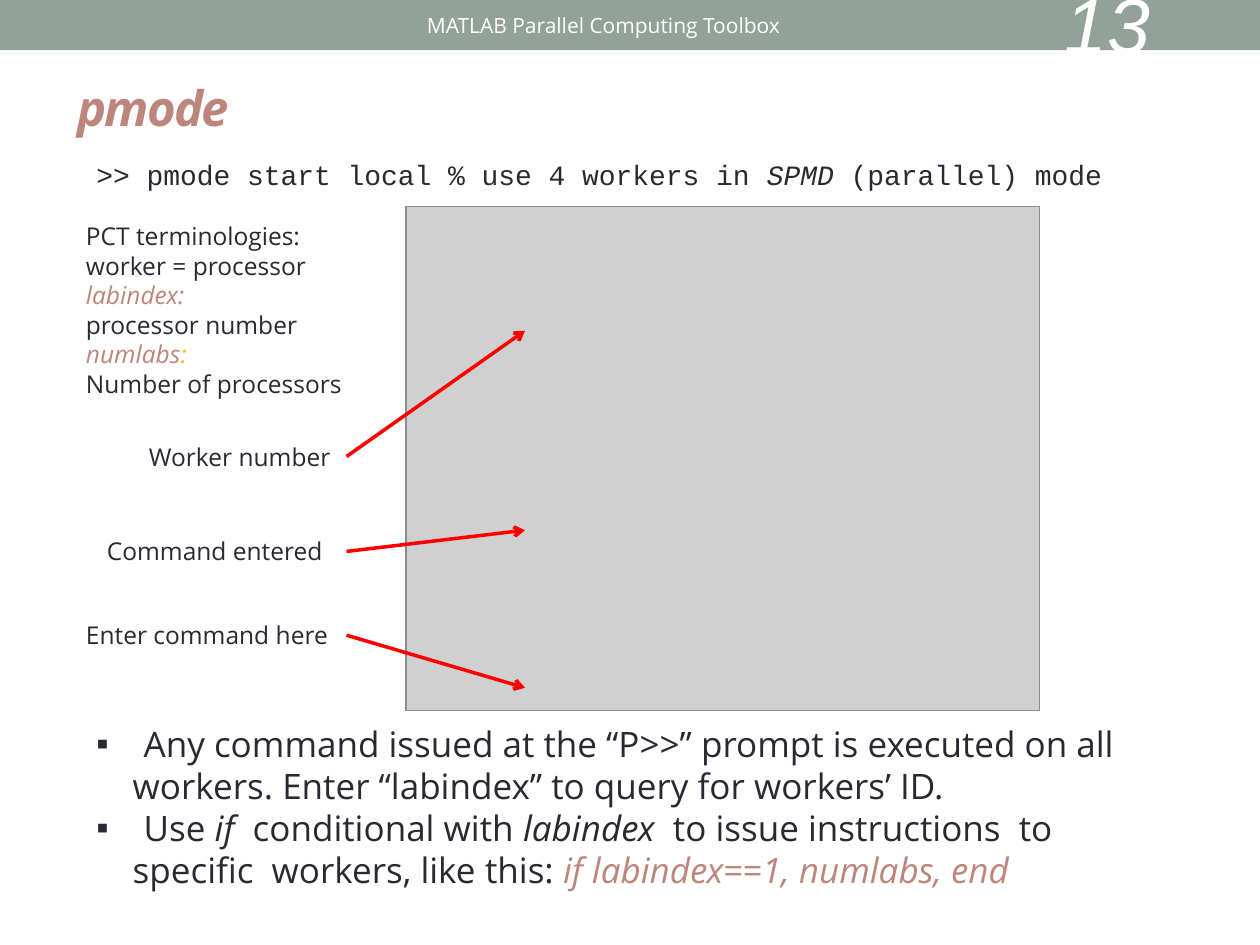
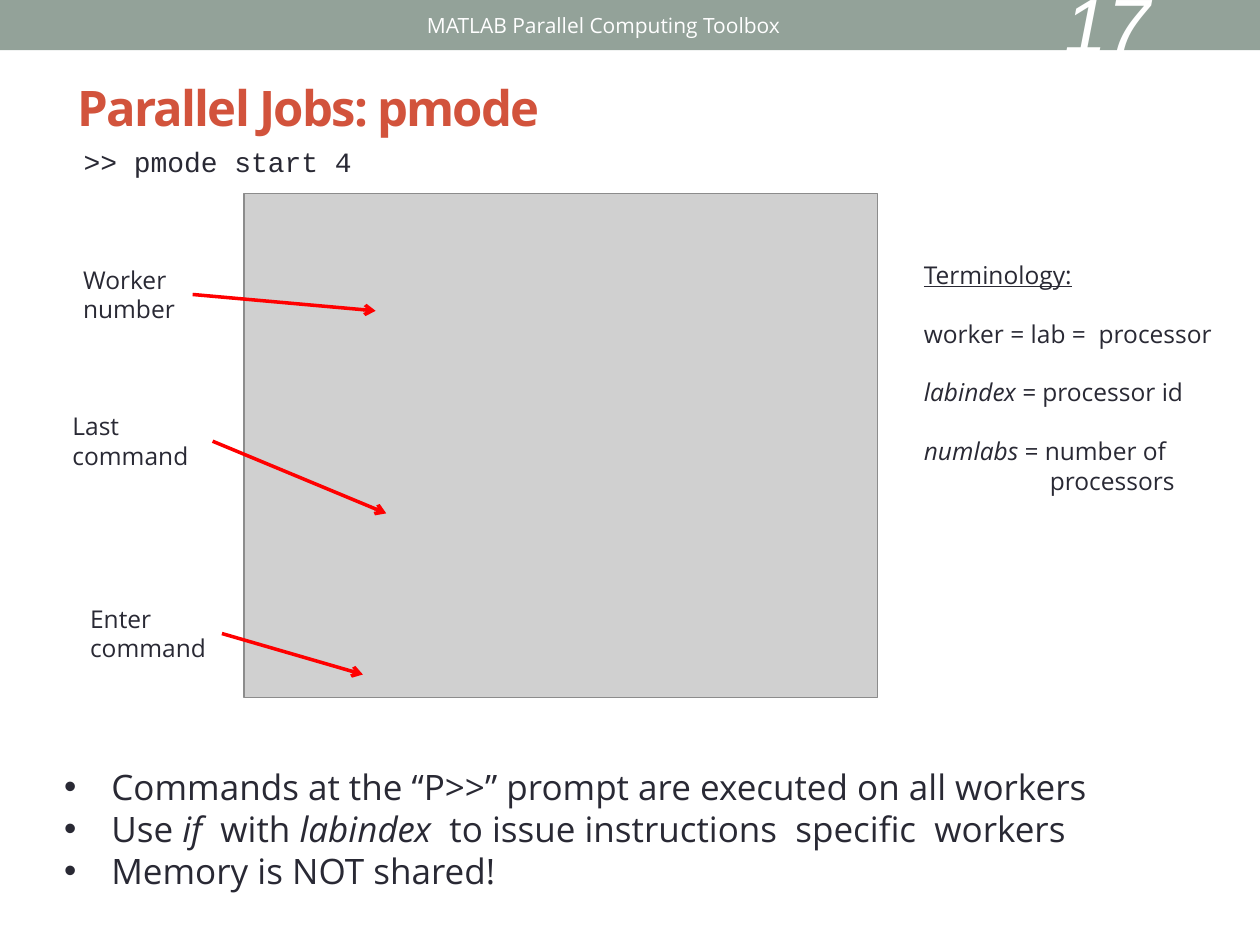
Before and after one commit to keithfma/bu_tutorial_matlab_parallel, a slide deck: slide 17 of slides.pptx (slide 13 before the commit). Drawn at 1260x945 pixels with LibreOffice and Linux fonts; fonts in the diff are those of the drawing; grey boxes stand for pictures. Boxes give left, top, right and bottom in pixels: in the first picture for what was removed or moved away, otherwise in the second. Text is boxed around its words. In the diff, an @@ line names an element or a change of style, - is before the commit and + after.

```diff
--- a/slides.pptx
+++ b/slides.pptx
@@ page number at bbox=[1064, 0, 1150, 68]: text changed @@
-13
+17
@@ title at bbox=[77, 88, 539, 138]: text changed; text colour #BD867C to #D2533C; italic off @@
-pmode
+Parallel Jobs: pmode
@@ text at bbox=[134, 152, 352, 178]: text changed @@
->> pmode start local % use 4 workers in SPMD (parallel) mode
+>> pmode start 4
@@ picture: place and size @@
-picture at bbox=[406, 207, 1040, 711]
+picture at bbox=[244, 193, 878, 697]
@@ text "Worker number" rewrapped from bbox=[149, 447, 331, 467] to bbox=[83, 270, 175, 319] @@
@@ text at bbox=[924, 265, 1212, 496]: text changed @@
-PCT terminologies:
-worker = processor
-labindex:
-processor number
-numlabs:
-Number of processors
+Terminology:
+worker = lab = processor
+labindex = processor id
+numlabs = number of
+processors
@@ arrow moved from (346, 456) - (525, 331) to (193, 295) - (375, 311) @@
@@ text at bbox=[72, 417, 188, 466]: text changed @@
-Command entered
+Last command
@@ arrow moved from (346, 552) - (525, 530) to (213, 441) - (387, 513) @@
@@ text at bbox=[90, 610, 206, 658]: text changed @@
-Enter command here
+Enter command
@@ arrow moved from (346, 635) - (525, 688) to (222, 634) - (363, 674) @@
@@ text at bbox=[111, 773, 1086, 893]: text changed @@
-▪ Any command issued at the “P>>” prompt is executed on all
-workers. Enter “labindex” to query for workers’ ID.
-▪ Use if conditional with labindex to issue instructions to
-specific workers, like this: if labindex==1, numlabs, end
+• Commands at the “P>>” prompt are executed on all workers
+• Use if with labindex to issue instructions specific workers
+• Memory is NOT shared!
```
Also in this commit, not shown: 15 other slides changed, 20 slides added, 25 slides removed.
